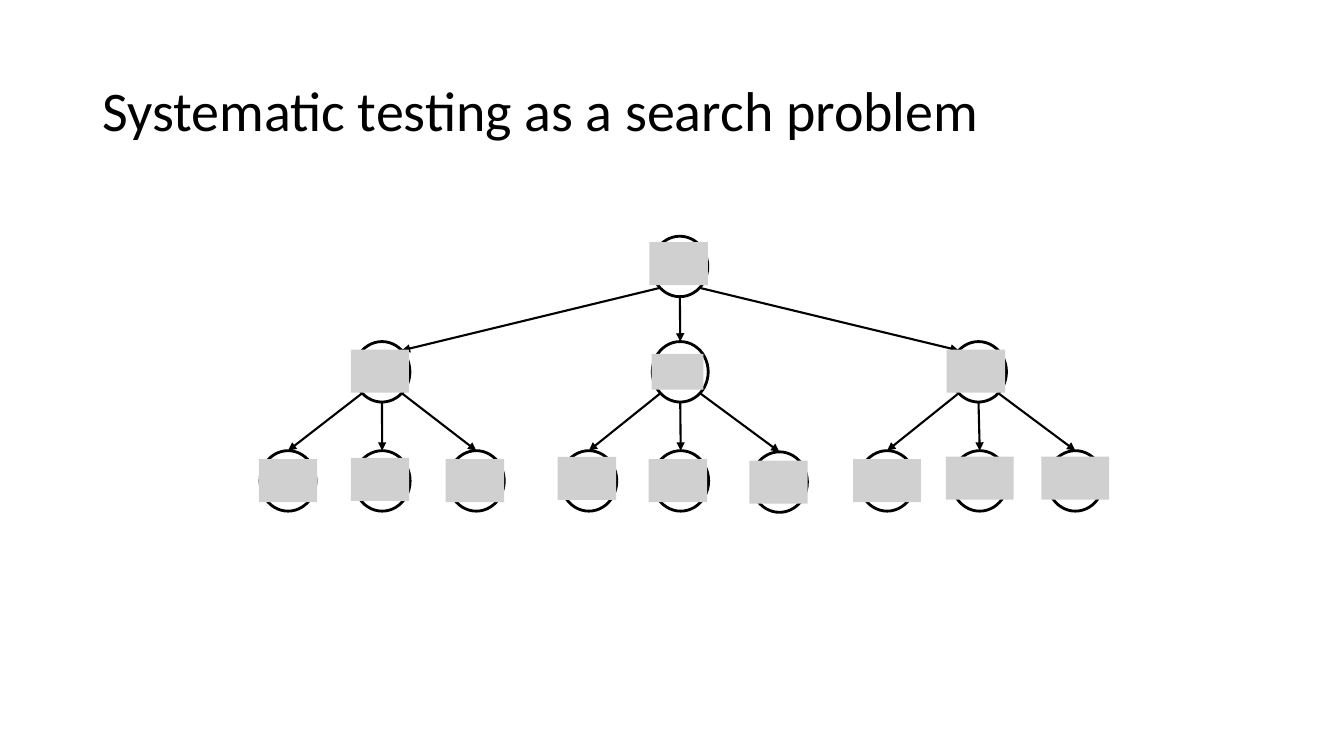
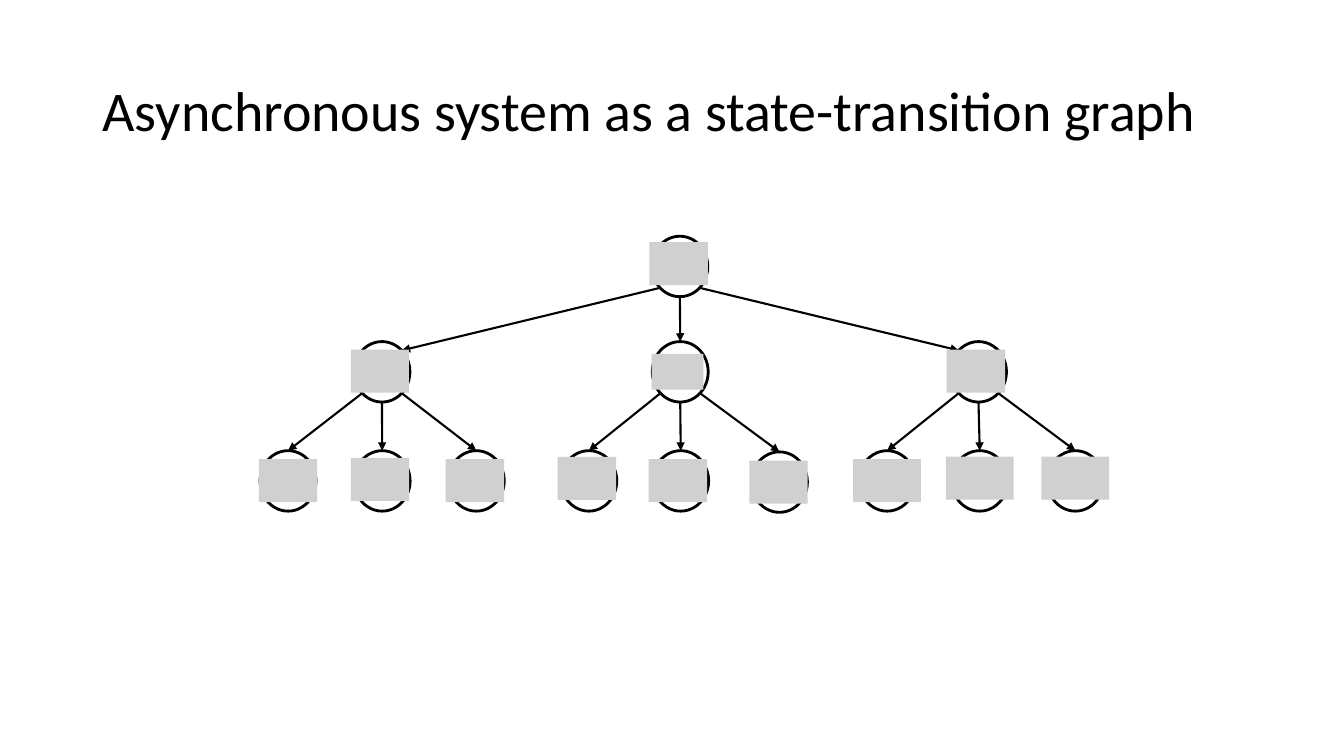
Before and after one commit to p-org/P, a slide deck: slide 11 of Tutorial/P-tutorial.pptx (slide 13 before the commit). Drawn at 1344x756 pixels with LibreOffice and Linux fonts; fonts in the diff are those of the drawing; grey boxes stand for pictures. Boxes give left, top, right and bottom in pixels: in the first picture for what was removed or moved away, otherwise in the second. Text is boxed around its words. In the diff, an @@ line names an element or a change of style, - is before the commit and + after.

```diff
--- a/Tutorial/P-tutorial.pptx
+++ b/Tutorial/P-tutorial.pptx
@@ title at box(102, 92, 1194, 141): text changed @@
-Systematic testing as a search problem
+Asynchronous system as a state-transition graph
```
Also in this commit, not shown: 3 other slides changed, 6 slides added, 4 slides removed, 1 other file.
